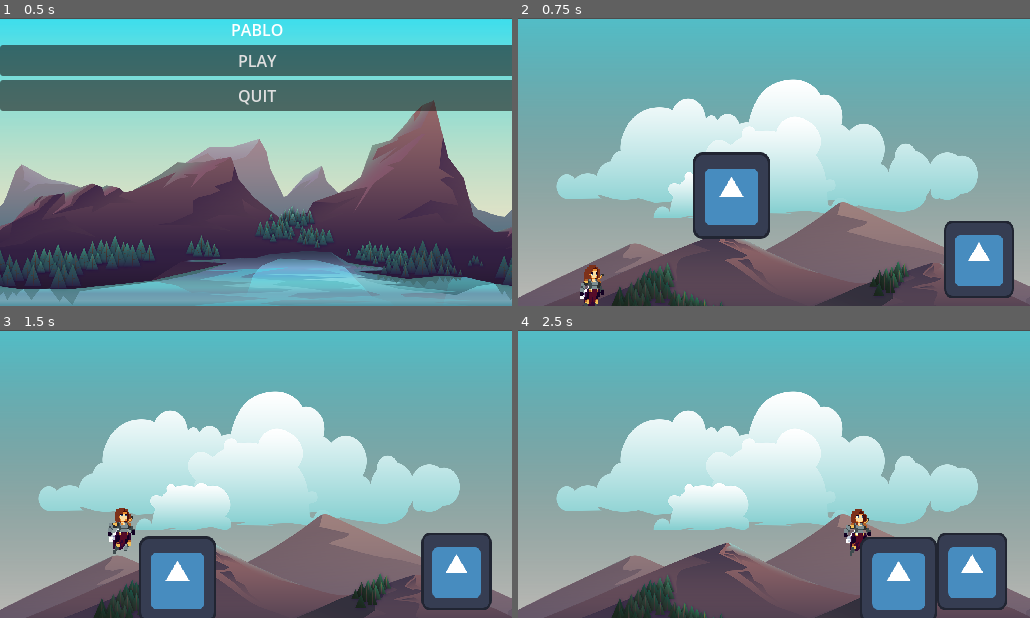
Above: before the commit, frames 1-4 (two rows, left to right).
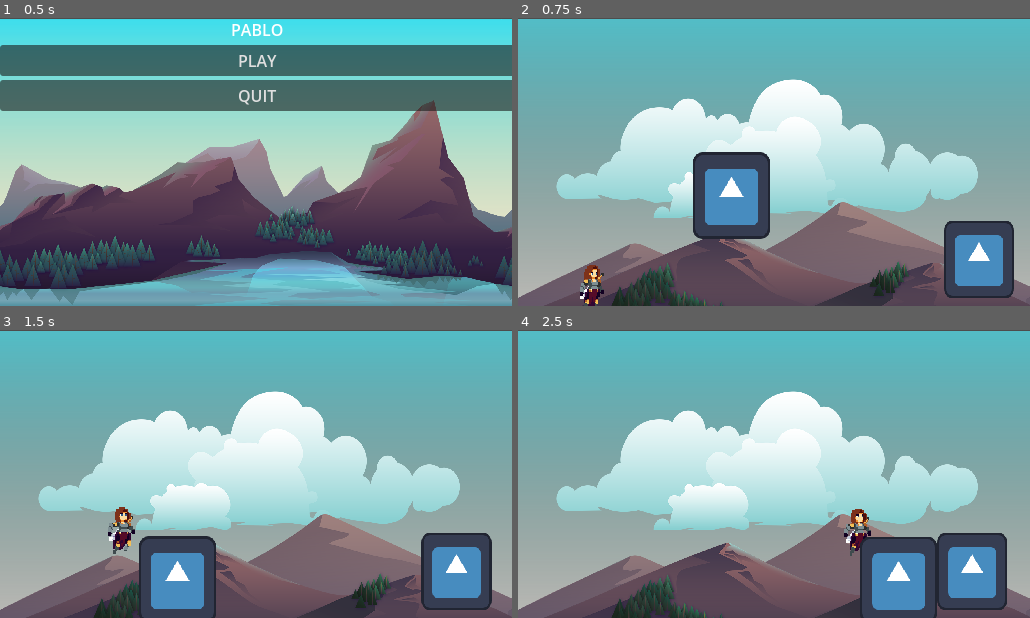
Above: after the commit, the same moments.

Repository: BaoQui/Pablo-s-Adventure
Game: Godot game, scene res://main_menu.tscn
Same seed, same stepped clock (60 frames per second), same inputs: the game is played once before the commit and once after it. The engine's default icon, where the game draws it, is replaced by a stand-in: a white triangle on a blue panel in a dark square.
Inputs:
- Up to frame 1 (0.5 s): no input
- Up to frame 2 (0.75 s): click "PLAY" at 0.5 s
- Up to frame 3 (1.5 s): tap Enter (ui_accept) at 1.25 s; hold Right (ui_right) from 1.28 s (still down)
- Up to frame 4 (2.5 s): keep holding Right (ui_right); tap Enter (ui_accept) at 1.52, 2.27 s

Frame 1 is identical in both runs. In frame 2, less than 0.1% of the frame differs, in the area x 12-17%, y 86-97%; in frame 3, less than 0.1%; in frame 4, less than 0.1%, in the area x 64-69%, y 62-77%.

Commit message:
working projectiles

Diff:
--- a/player.tscn
+++ b/player.tscn
@@ -208,7 +208,7 @@
 
 [node name="Player" type="CharacterBody2D" parent="."]
 position = Vector2(-44.761, 28.7247)
-scale = Vector2(0.357132, 0.367257)
+scale = Vector2(0.357132, 0.372261)
 script = ExtResource("1_4flbx")
 move_speed = 200.0
 acceleration = 1700.0
@@ -216,9 +216,8 @@
 jump_force = 400.0
 gravity = 800.0
 projectile_scene = ExtResource("2_8gr2b")
-projectile_distance = 4000.0
+projectile_distance = 200.0
 projectile_speed = 300.0
-projectile_damage = 300
 
 [node name="AnimatedSprite2D" type="AnimatedSprite2D" parent="Player"]
 position = Vector2(6.77475, -4.28557)
--- a/projectile.tscn
+++ b/projectile.tscn
@@ -7,6 +7,7 @@
 size = Vector2(13.5807, 10)
 
 [node name="Node2D" type="Area2D"]
+scale = Vector2(0.399511, 0.399511)
 script = ExtResource("1_qxf0c")
 
 [node name="CollisionShape2D" type="CollisionShape2D" parent="."]
